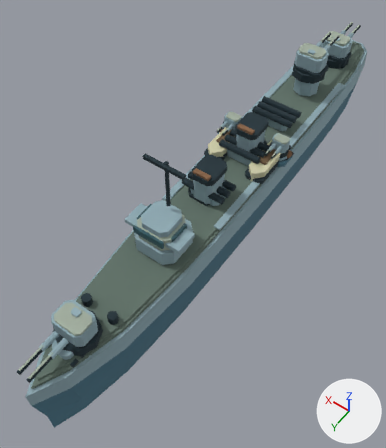
Two versions of the glTF model game/public/assets/models/historic-tashkent.glb, one commit apart.
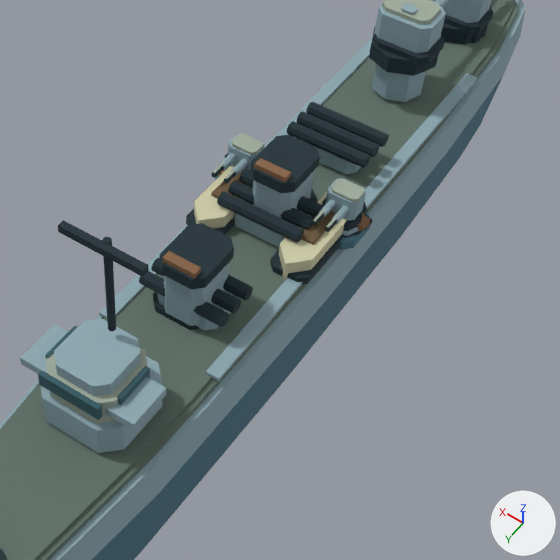
There are two pictures of each version: one whole from a 50 mm lens placed at (-1.35, 2.38, 3.15), pointed at (0.05, 0.43, 0.08), one close up on the part from 30% to 99% of the width and 11% to 71% of the height. Arrows for +X, +Y and +Z are at lower right; the lights stay in place. The older version's two pictures come first. Where no turn or scale is listed for an object, it has been applied to the vertices. Vertices at exactly the same position are counted once.

The first close-up shows 'historic-tashkent-historic-tashkent-geometry', 'historic-tashkent-historic_funnel_0.049-geometry', 'historic-tashkent-historic_funnel_1.025-geometry', 'historic-tashkent-part_bridge.048-geometry', 'historic-tashkent-turret_aa_aa-port.050-geometry', 'historic-tashkent-turret_aa_aa-starboard.048-geometry', 'historic-tashkent-turret_main_1.037-geometry', 'historic-tashkent-turret_main_2.033-geometry' and 2 more.
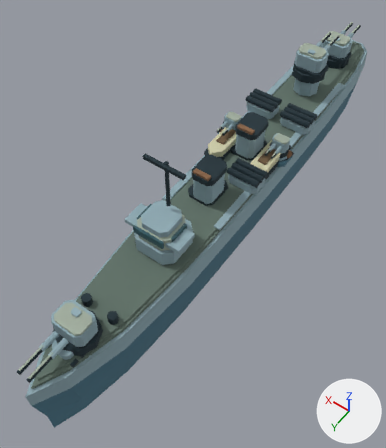
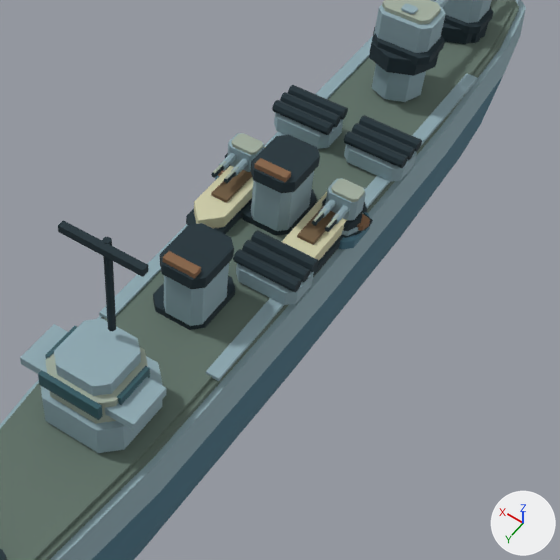
Where the change shows, as pixel boxes (x1, y1, x2, y2) in the close-ups (560 x 560 px):
'historic-tashkent-torpedo_bank_2.004-geometry', added
    after: (233, 230, 319, 305)
    faces in mat_fleet_ink (dark cyan #20333b): (233, 230, 319, 292)
    faces in mat_fleet_edge_tashkent (greyish cyan #91acb5): (236, 263, 314, 305)
'historic-tashkent-torpedo_bank_0.011-geometry', added
    after: (344, 115, 422, 182)
    faces in mat_fleet_ink (dark cyan #20333b): (344, 115, 422, 168)
    faces in mat_fleet_edge_tashkent (greyish cyan #91acb5): (344, 144, 417, 182)
'historic-tashkent-torpedo_bank_1.010-geometry', added
    after: (272, 85, 348, 149)
    faces in mat_fleet_ink (dark cyan #20333b): (272, 85, 348, 135)
    faces in mat_fleet_edge_tashkent (greyish cyan #91acb5): (274, 112, 343, 149)
part 1 of me_faceted_armored_hull_050, deleted
    before: (139, 102, 389, 330)

Patch to the scene script:
```diff
--- a/game/public/assets/models/historic-tashkent.glb.py
+++ b/game/public/assets/models/historic-tashkent.glb.py
@@ me_faceted_armored_hull_050 @@
 # used by ob_historic_tashkent_historic_tashkent_geometry; location = (0.0, 0.0, 0.0)
-me_faceted_armored_hull_050.from_pydata(...)  # 560 vertices, 965 faces; spans x -0.28..0.28, y -2.06..2.06, z -0.34..0.5
+me_faceted_armored_hull_050.from_pydata(...)  # 368 vertices, 629 faces; spans x -0.28..0.28, y -2.06..2.06, z -0.34..0.5
+# me_faceted_armored_hull_050 part 1: 12 loose pieces with 192 vertices, spanning x -0.16..0.16, y -0.71..0.4, z 0.34..0.46, are deleted
 me_faceted_armored_hull_050.materials.append(mat_fleet_hull_tashkent)
@@ me_torpedo_launcher_base_029 @@
+me_torpedo_launcher_base_029.from_pydata(...)  # 64 vertices, 112 faces; spans x -0.12..0.12, y -0.08..0.08, z 0.34..0.453
+# faces by material slot: [28, 84]
+me_torpedo_launcher_base_029.materials.append(mat_fleet_edge_tashkent)  # greyish cyan #91acb5
+me_torpedo_launcher_base_029.materials.append(mat_fleet_ink)  # dark cyan #20333b
@@ me_torpedo_launcher_base_028 @@
+me_torpedo_launcher_base_028.from_pydata(...)  # 64 vertices, 112 faces; spans x -0.12..0.12, y -0.08..0.08, z 0.34..0.453
+# faces by material slot: [28, 84]
+me_torpedo_launcher_base_028.materials.append(mat_fleet_edge_tashkent)  # greyish cyan #91acb5
+me_torpedo_launcher_base_028.materials.append(mat_fleet_ink)  # dark cyan #20333b
@@ ob_historic_tashkent_torpedo_bank_2_004_geometry @@
+ob_historic_tashkent_torpedo_bank_2_004_geometry = bpy.data.objects.new('historic-tashkent-torpedo_bank_2.004-geometry', me_torpedo_launcher_base_029)
+ob_historic_tashkent_torpedo_bank_2_004_geometry.location = (-0.155, 0.062, 0.0)
@@ ob_historic_tashkent_torpedo_bank_1_010_geometry @@
+ob_historic_tashkent_torpedo_bank_1_010_geometry = bpy.data.objects.new('historic-tashkent-torpedo_bank_1.010-geometry', me_torpedo_launcher_base_028)
+ob_historic_tashkent_torpedo_bank_1_010_geometry.location = (0.155, -0.678, 0.0)
@@ ob_historic_tashkent_torpedo_bank_0_011_geometry @@
+ob_historic_tashkent_torpedo_bank_0_011_geometry = bpy.data.objects.new('historic-tashkent-torpedo_bank_0.011-geometry', me_torpedo_launcher_base_028.copy())
+ob_historic_tashkent_torpedo_bank_0_011_geometry.location = (-0.155, -0.678, 0.0)
```
